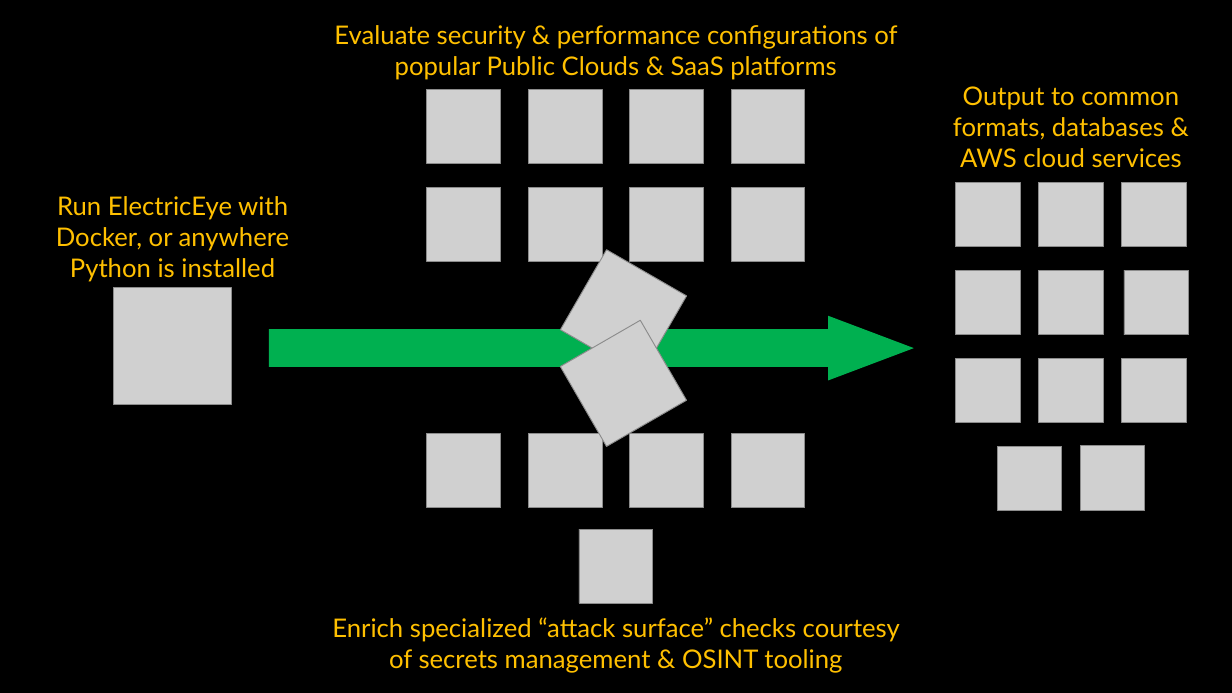
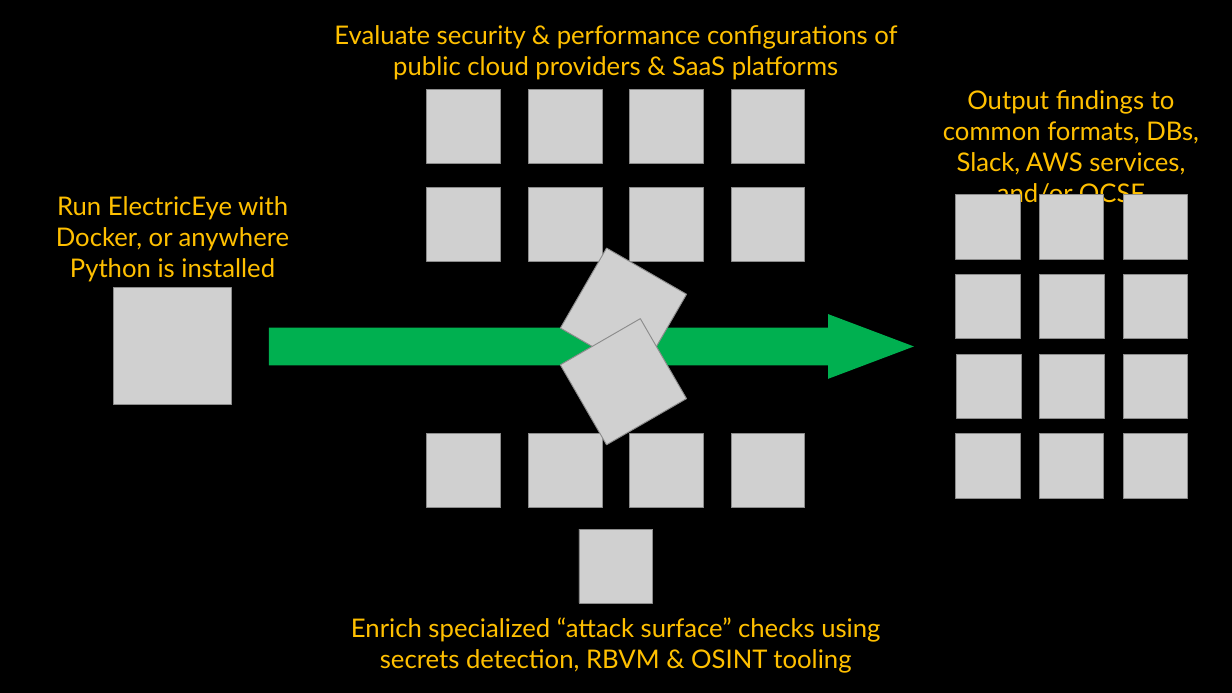
Before and after one commit to jonrau1/ElectricEye, a slide deck: slide 1 of screenshots/extras/ElectricEye.pptx. Drawn at 1232x693 pixels with LibreOffice and Linux fonts; fonts in the diff are those of the drawing; grey boxes stand for pictures. Boxes give left, top, right and bottom in pixels: in the first picture for what was removed or moved away, otherwise in the second. Text is boxed around its words. In the diff, an @@ line names an element or a change of style, - is before the commit and + after.

```diff
--- a/screenshots/extras/ElectricEye.pptx
+++ b/screenshots/extras/ElectricEye.pptx
@@ text at [334, 25, 897, 80]: text changed @@
-Evaluate security & performance configurations of popular Public Clouds & SaaS platforms
+Evaluate security & performance configurations of public cloud providers & SaaS platforms
@@ text at [943, 90, 1199, 207]: text changed @@
-Output to common formats, databases & AWS cloud services
+Output findings to common formats, DBs, Slack, AWS services, and/or OCSF
@@ picture: place and size @@
-picture at [956, 182, 1020, 247]
+picture at [956, 194, 1020, 259]
@@ picture: place and size @@
-picture at [1039, 182, 1104, 247]
+picture at [1040, 195, 1104, 260]
@@ picture: place and size @@
-picture at [1122, 182, 1187, 247]
+picture at [1123, 195, 1188, 260]
@@ 3 pictures: place and size @@
-3 pictures at [956, 270, 1189, 335]
+3 pictures at [956, 274, 1188, 339]
@@ 3 pictures: place and size @@
-3 pictures at [956, 359, 1187, 423]
+3 pictures at [957, 354, 1188, 419]
@@ picture: place and size @@
-picture at [997, 446, 1062, 511]
+picture at [956, 434, 1020, 499]
@@ picture: place and size @@
-picture at [1080, 446, 1145, 511]
+picture at [1040, 434, 1104, 499]
@@ picture added at [1123, 434, 1188, 499] @@
@@ text at [351, 617, 880, 673]: text changed @@
-Enrich specialized “attack surface” checks courtesy of secrets management & OSINT tooling
+Enrich specialized “attack surface” checks using secrets detection, RBVM & OSINT tooling
```
Also in this commit, not shown: 1 slide removed, 2 other files.
